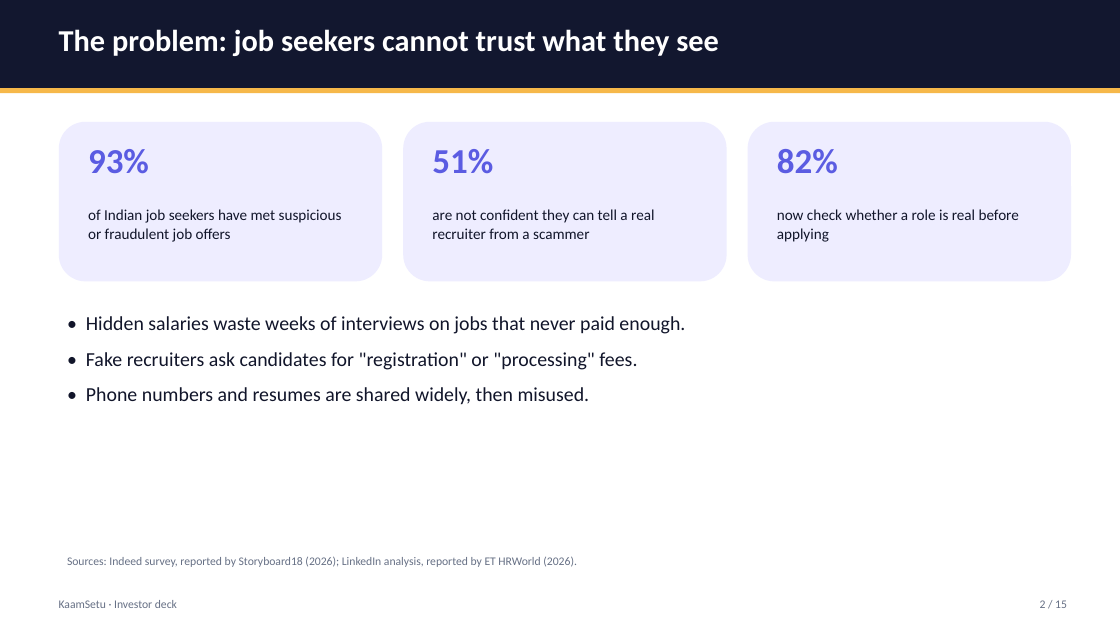
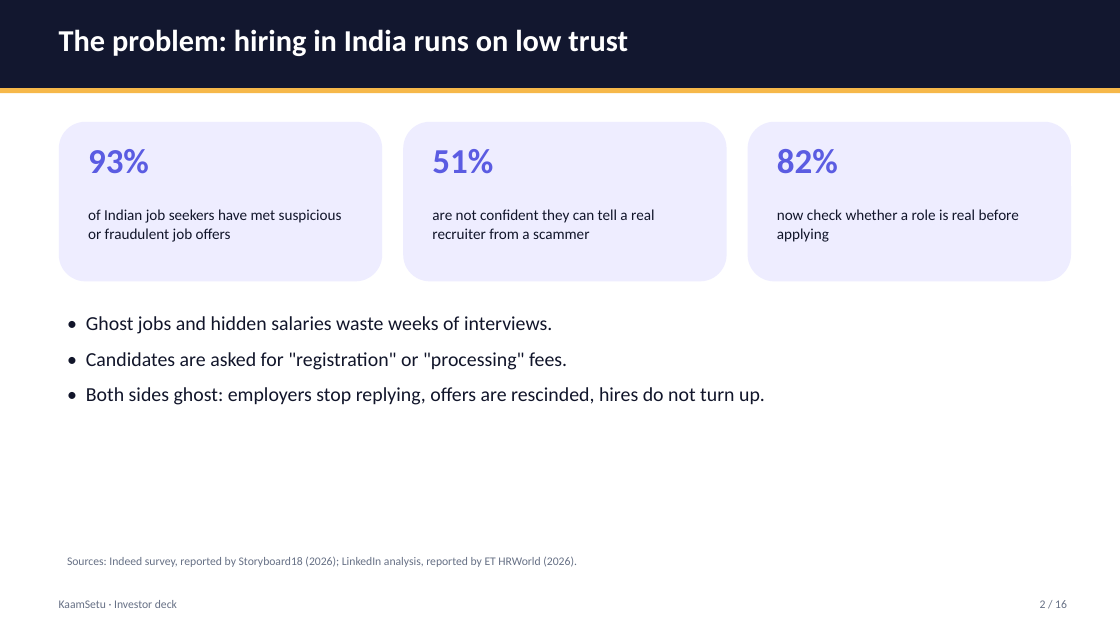
Before and after one commit to Rish866/KaamSetu, a slide deck: slide 2 of docs/decks/KaamSetu-Investor-Deck.pptx. Drawn at 1120x630 pixels with LibreOffice and Linux fonts; fonts in the diff are those of the drawing. Boxes give left, top, right and bottom in pixels: in the first picture for what was removed or moved away, otherwise in the second. Text is boxed around its words. In the diff, an @@ line names an element or a change of style, - is before the commit and + after.

Commit message:
docs: investor and technical decks v2 (India-wide, accountability engine, outcome-based fees, DPDP); refreshed screenshots

```diff
--- a/docs/decks/KaamSetu-Investor-Deck.pptx
+++ b/docs/decks/KaamSetu-Investor-Deck.pptx
@@ text at box(59, 29, 628, 56): text changed @@
-The problem: job seekers cannot trust what they see
+The problem: hiring in India runs on low trust
@@ text at box(86, 316, 765, 405): text changed @@
-• Hidden salaries waste weeks of interviews on jobs that never paid enough.
-• Fake recruiters ask candidates for "registration" or "processing" fees.
-• Phone numbers and resumes are shared widely, then misused.
+• Ghost jobs and hidden salaries waste weeks of interviews.
+• Candidates are asked for "registration" or "processing" fees.
+• Both sides ghost: employers stop replying, offers are rescinded, hires do not turn up.
@@ text at box(1040, 600, 1067, 608): text changed @@
-2 / 15
+2 / 16
```
Also in this commit, not shown: 13 other slides changed, 2 slides added, 1 slide removed, 15 other files.
